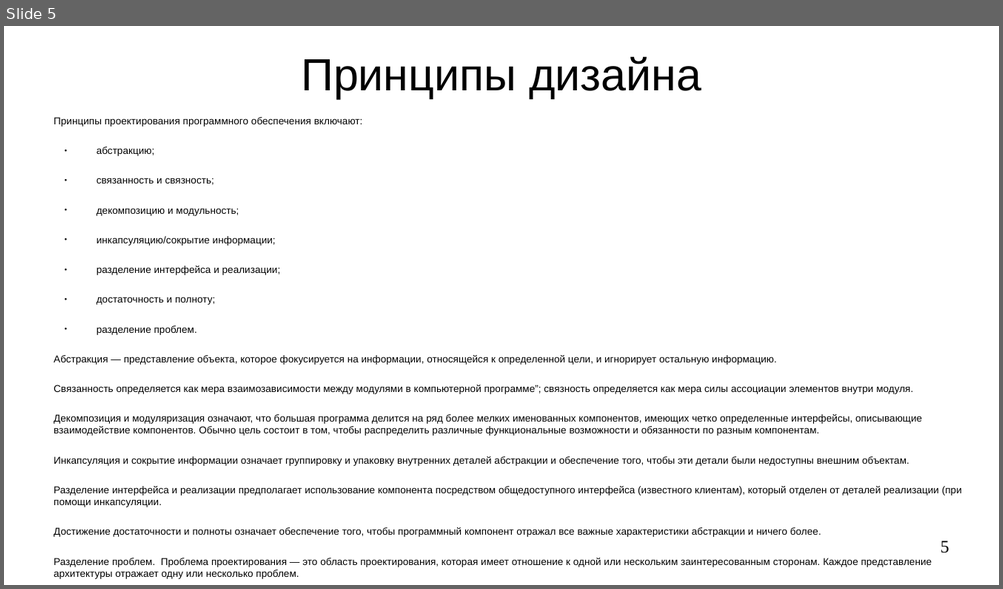
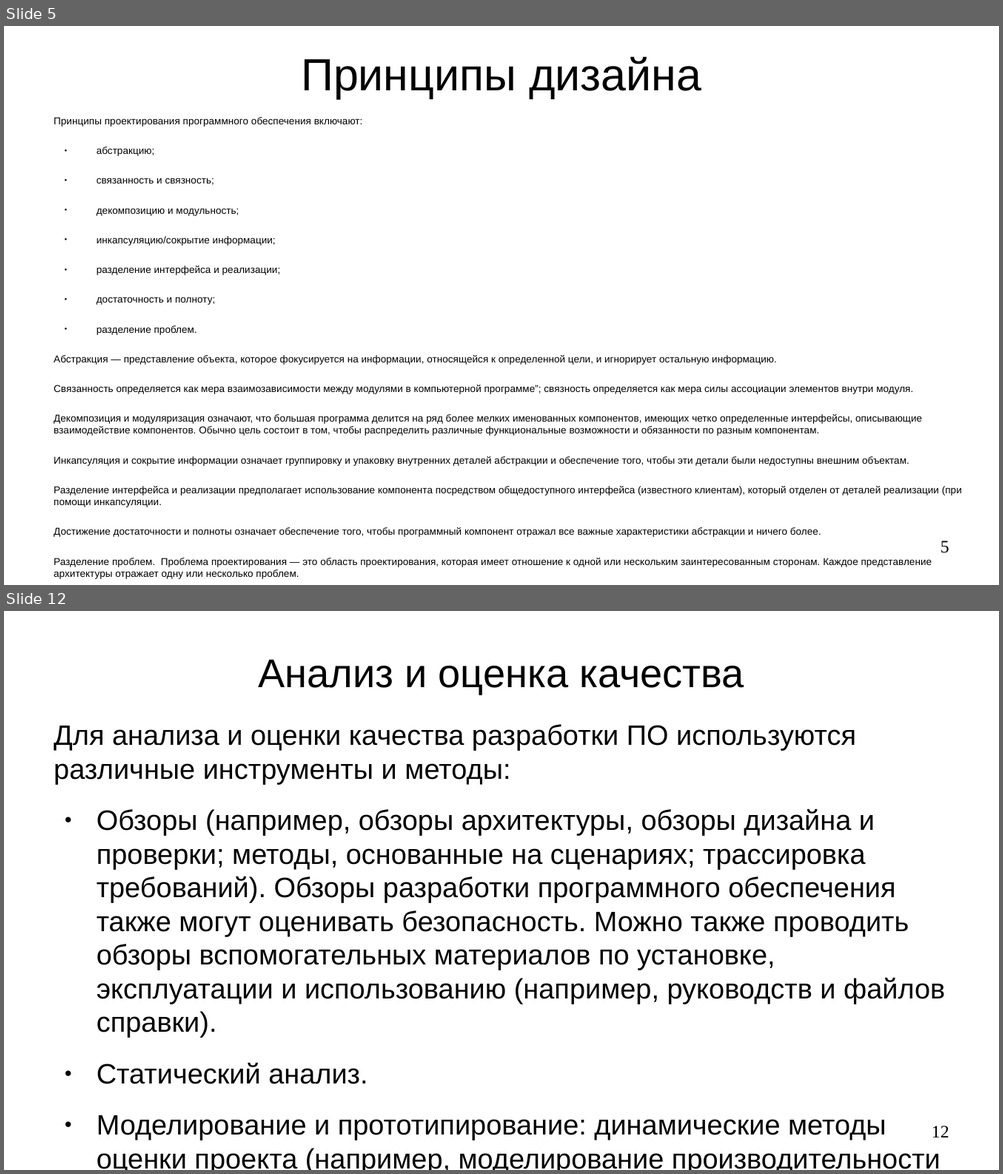
Before and after one commit to steelcraft/stud-lab, a slide deck: Лекции/CASWE01#L2.odp. Shown one above the other, each under a label of ours: slide 5 before the commit, slides 5 and 12 after it; the slides between them are not shown. The pictures are 1003x589 and 1003x1174 pixels, drawn with LibreOffice and Linux fonts; fonts in the diff are those of the drawing. Boxes give left, top, right and bottom in pixels: in the first picture for what was removed or moved away, otherwise in the second. Text is boxed around its words. In the diff, an @@ line names an element or a change of style, - is before the commit and + after.

Commit message:
Добавлен раздел "Анализ качества разработки ПО. Метрики"

```diff
--- a/Лекции/CASWE01#L2.odp
+++ b/Лекции/CASWE01#L2.odp
@@ slide 12 added at <box>4,611,999,1170</box>, background #FFFFFF @@
@@ title added at <box>258,659,743,695</box>, 32 pt, text #000000 @@
+Анализ и оценка качества
@@ text added at <box>54,724,945,1170</box>, 22.4 pt, text #000000 @@
+Для анализа и оценки качества разработки ПО используются различные инструменты и методы:
+● Обзоры (например, обзоры архитектуры, обзоры дизайна и проверки; методы, основанные на сценариях; трассировка требований). Обзоры разработки программного обеспечения также могут оценивать безопасность. Можно также проводить обзоры вспомогательных материалов по установке, эксплуатации и использованию (например, руководств и файлов справки).
+● Статический анализ.
+● Моделирование и прототипирование: динамические методы оценки проекта (например, моделирование производительности или прототипы осуществимости).
@@ page number added at <box>931,1126,949,1138</box>, 14 pt, text #000000 @@
+12
```
Also in this commit, not shown: 1 slide changed, 6 other slides added.
